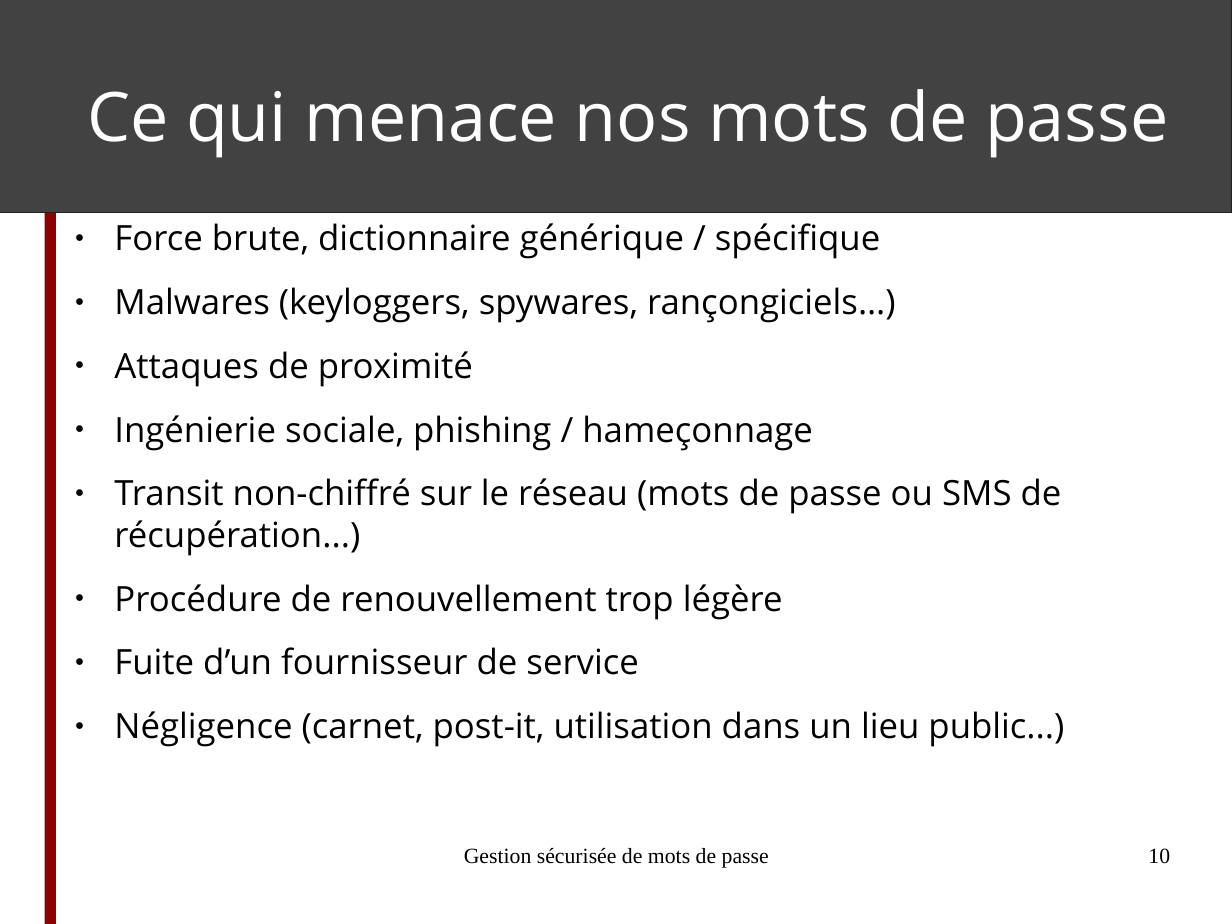
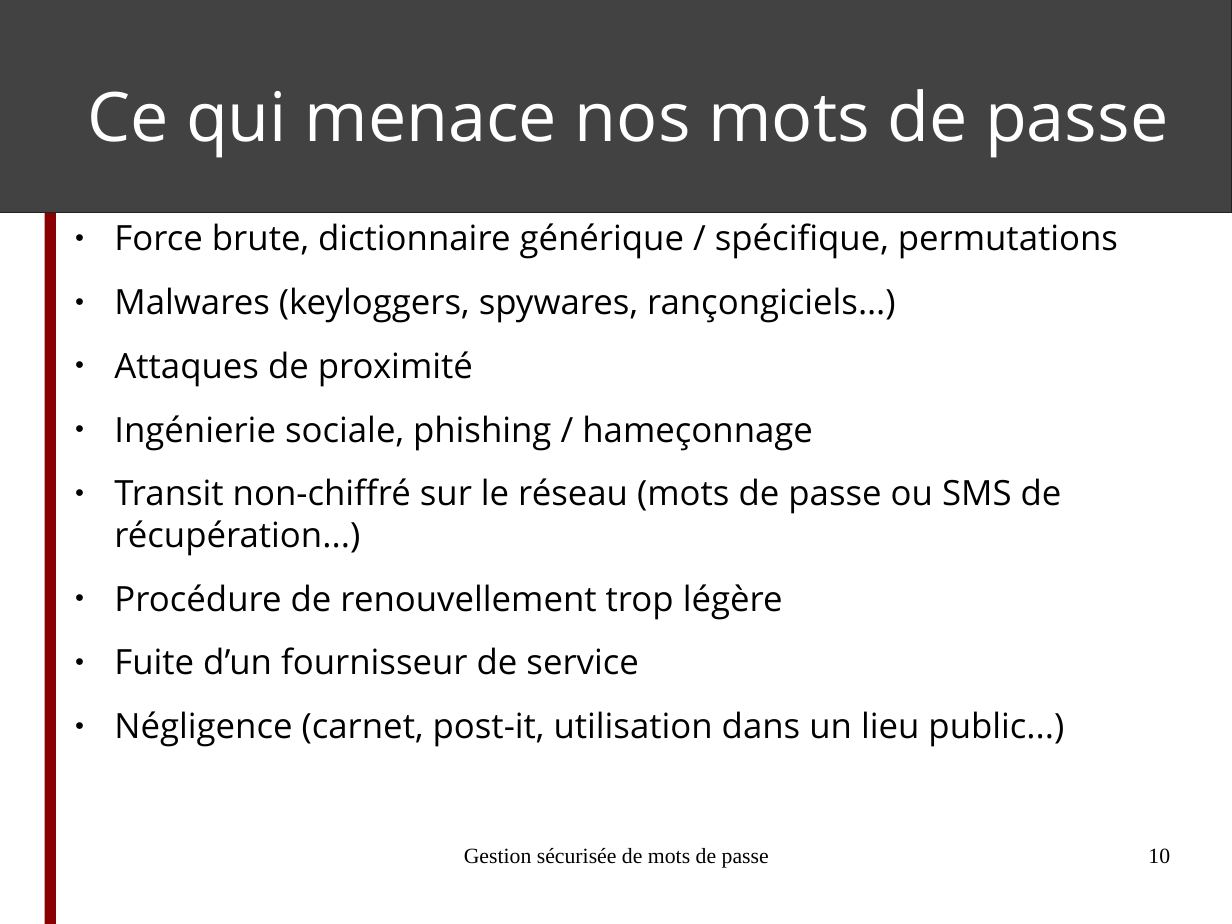
Before and after one commit to ftassy/Voyages-en-Cyberie, a slide deck: slide 10 of module_mots_de_passe/Gestion_securisee_de_mots_de_passe.odp. Drawn at 1232x924 pixels with LibreOffice and Linux fonts; fonts in the diff are those of the drawing. Boxes give left, top, right and bottom in pixels: in the first picture for what was removed or moved away, otherwise in the second. Text is boxed around its words. In the diff, an @@ line names an element or a change of style, - is before the commit and + after.

Commit message:
Mise à jour de la présentation des mots de passes et du README

```diff
--- a/module_mots_de_passe/Gestion_securisee_de_mots_de_passe.odp
+++ b/module_mots_de_passe/Gestion_securisee_de_mots_de_passe.odp
@@ text at box(114, 223, 1118, 259): text changed @@
-● Force brute, dictionnaire générique / spécifique
+● Force brute, dictionnaire générique / spécifique, permutations
```
Also in this commit, not shown: 4 other slides changed, 2 slides added, 1 slide removed, 1 other file.
